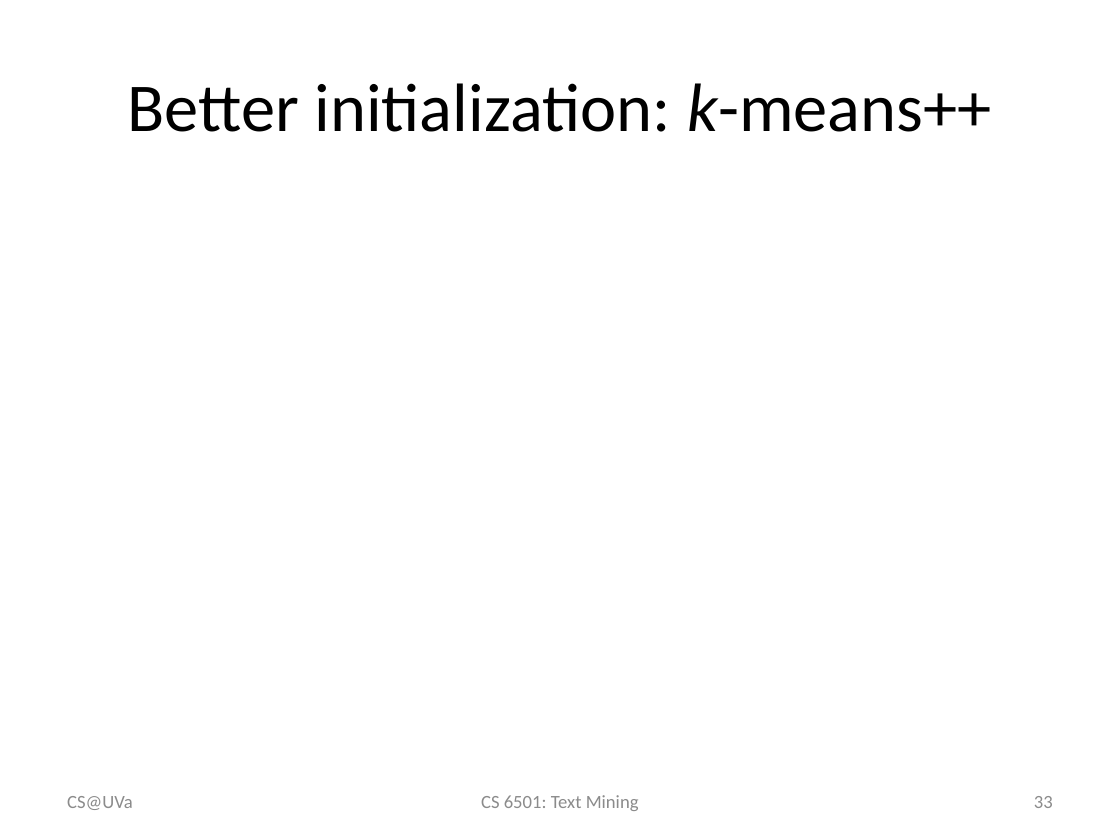
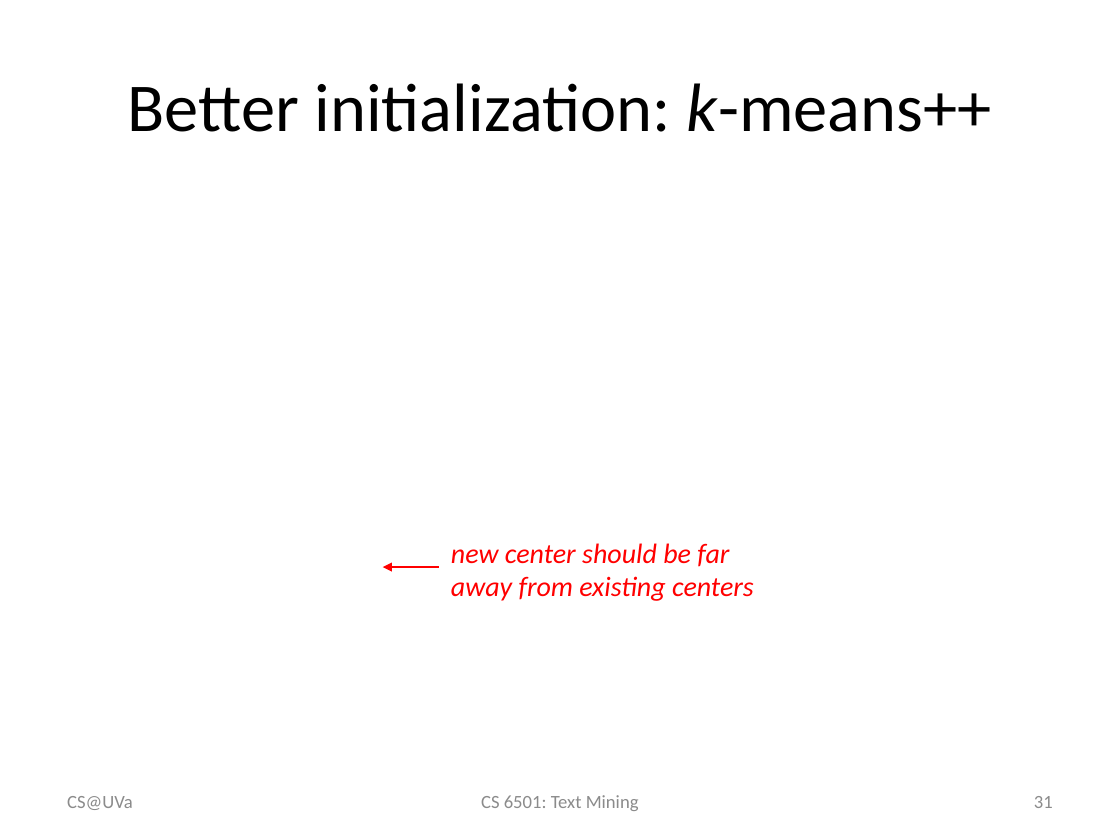
Before and after one commit to wang296/CS6501-Text-Mining, a slide deck: slide 31 of docs/k-means.pptx (slide 33 before the commit). Drawn at 1120x840 pixels with LibreOffice and Linux fonts; fonts in the diff are those of the drawing; grey boxes stand for pictures. Boxes give left, top, right and bottom in pixels: in the first picture for what was removed or moved away, otherwise in the second. Text is boxed around its words. In the diff, an @@ line names an element or a change of style, - is before the commit and + after.

```diff
--- a/docs/k-means.pptx
+++ b/docs/k-means.pptx
@@ arrow added from (439, 567) to (383, 567), #FF0000 1.5 pt @@
@@ text added at (451, 543, 754, 601), 18 pt, text #FF0000, italic @@
+new center should be far away from existing centers
@@ page number at (1034, 796, 1053, 808): text changed @@
-33
+31
```
Also in this commit, not shown: 3 other slides changed, 5 other files.
